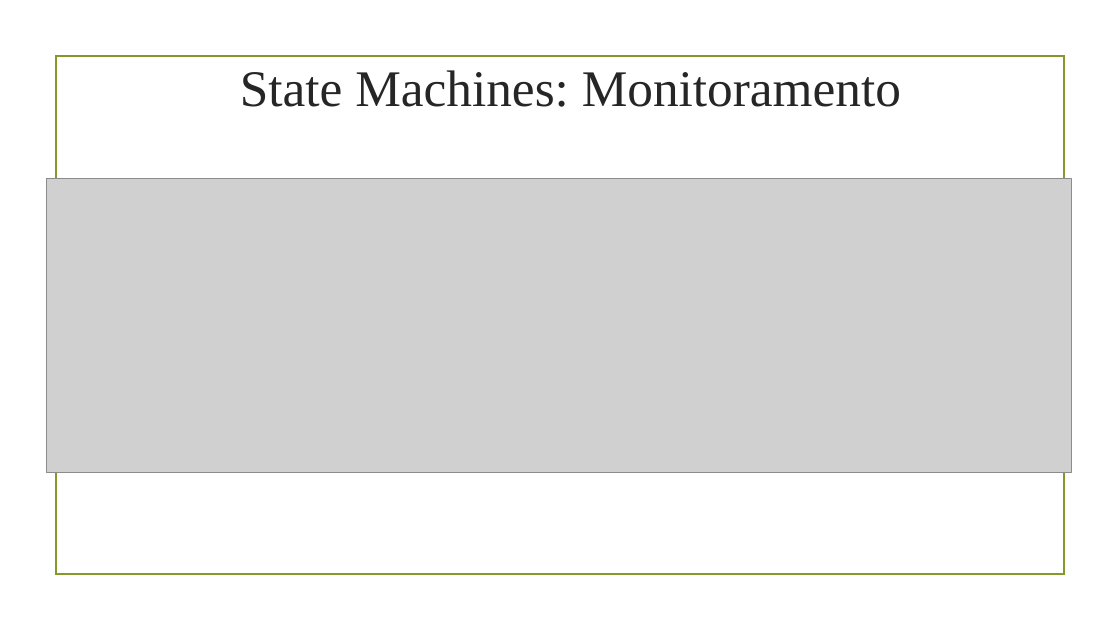
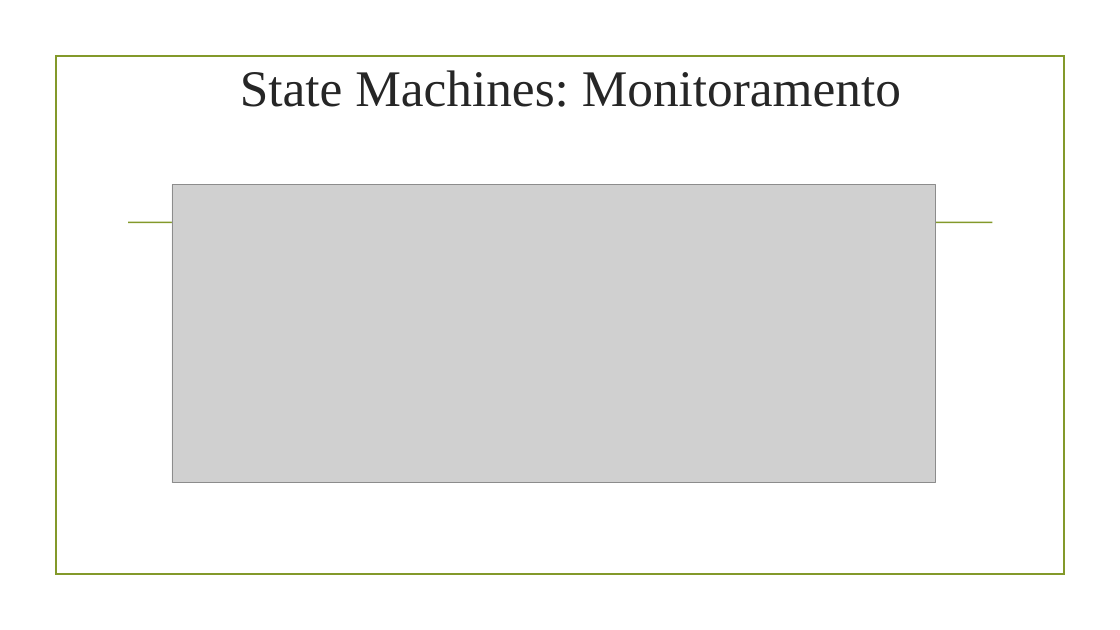
Before and after one commit to EduardoBrito97/SafeNSound, a slide deck: slide 9 of Projeto Teoria/Sprint 2/Sprint 2.odp (slide 7 before the commit). Drawn at 1120x630 pixels with LibreOffice and Linux fonts; fonts in the diff are those of the drawing; grey boxes stand for pictures; background and template pictures are left out. Boxes give left, top, right and bottom in pixels: in the first picture for what was removed or moved away, otherwise in the second. Text is boxed around its words. In the diff, an @@ line names an element or a change of style, - is before the commit and + after.

```diff
--- a/Projeto Teoria/Sprint 2/Sprint 2.odp
+++ b/Projeto Teoria/Sprint 2/Sprint 2.odp
@@ picture: place and size @@
-picture at [46,179,1071,473]
+picture at [172,185,936,483]
@@ line added from (129, 223) to (993, 223), #83992A 1.25 pt @@
```
Also in this commit, not shown: 2 other slides changed, 2 slides added, 3 other files.
